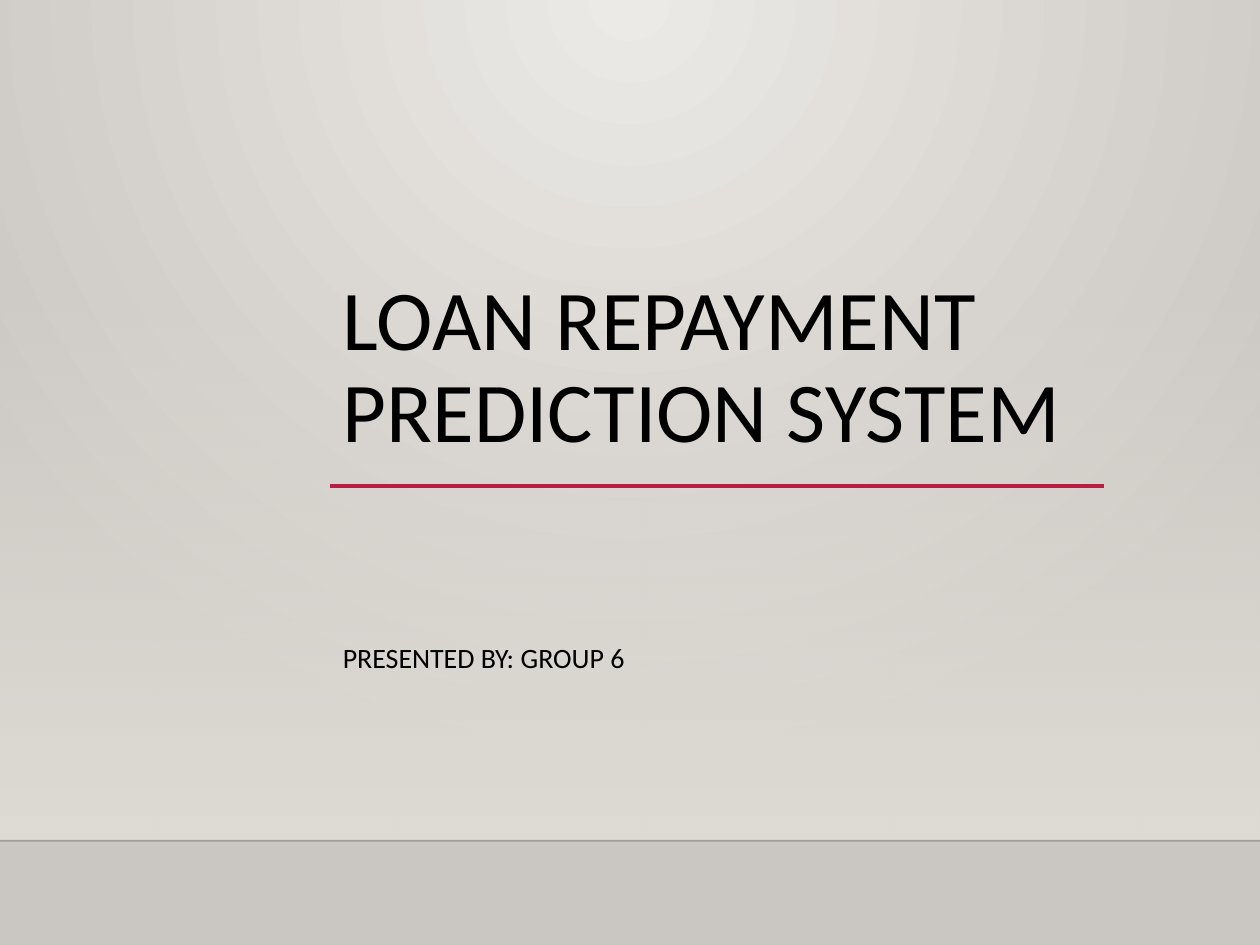
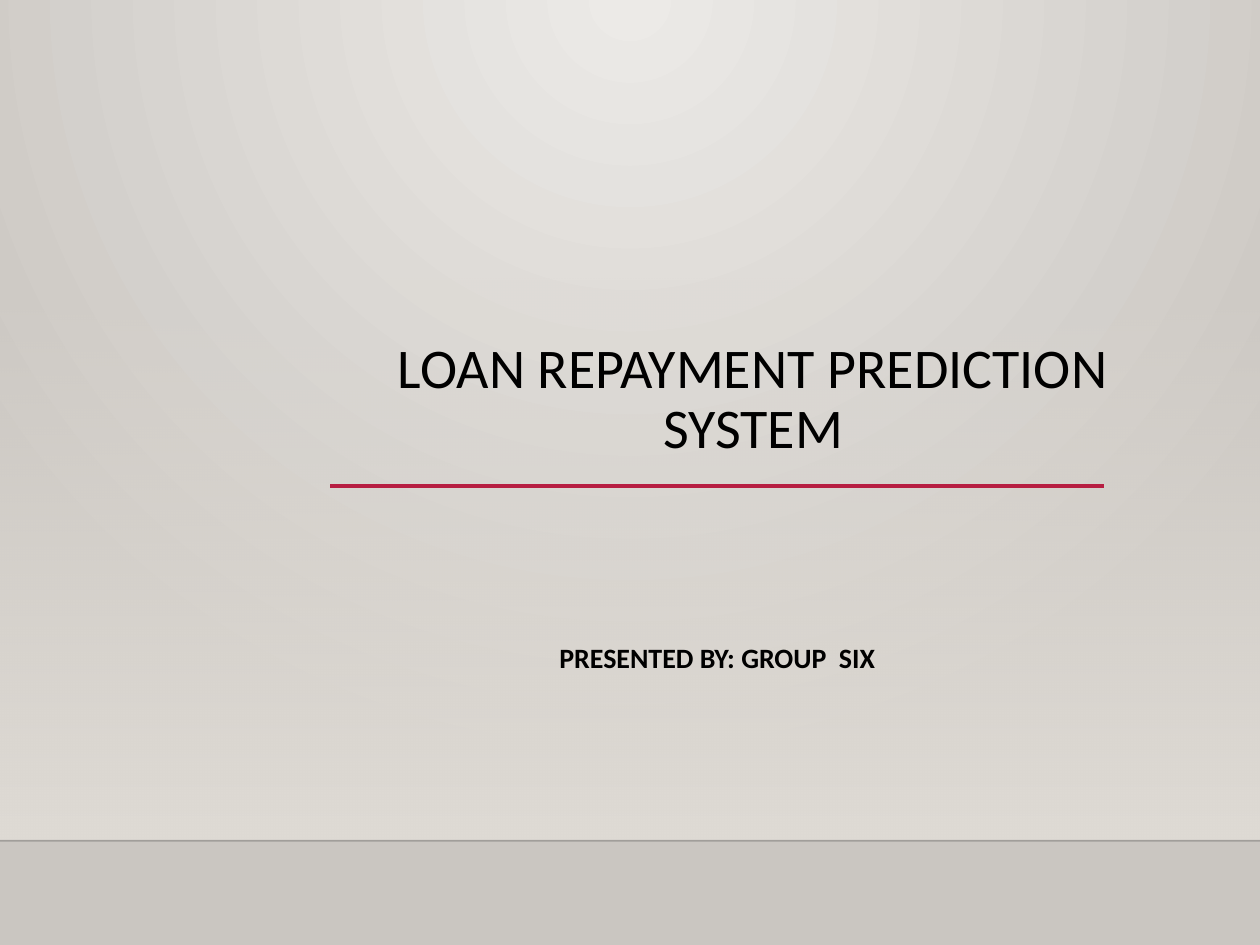
Before and after one commit to group6ai2026/LoanPayBackPrediction, a slide deck: slide 1 of PPT/Group6PPT.pptx. Drawn at 1260x945 pixels with LibreOffice and Linux fonts; fonts in the diff are those of the drawing; background and template pictures are left out. Boxes give left, top, right and bottom in pixels: in the first picture for what was removed or moved away, otherwise in the second. Text is boxed around its words. In the diff, an @@ line names an element or a change of style, - is before the commit and + after.

```diff
--- a/PPT/Group6PPT.pptx
+++ b/PPT/Group6PPT.pptx
@@ title "LOAN REPAYMENT PREDICTION SYSTEM" at (398, 351, 1107, 449): size 48.6 to 32 pt; alignment left to centre @@
@@ subtitle at (559, 649, 875, 668): text changed; bold on @@
-PRESENTED BY: GROUP 6
+PRESENTED BY: GROUP SIX
```
Also in this commit, not shown: 5 other slides changed, 7 slides added, 2 other files.
